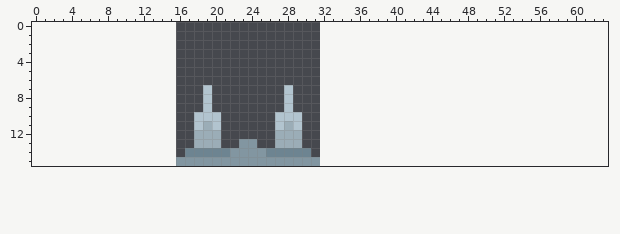
A pixel-art file gets an edit: Assets/Sprites/Aseprite/SpikesStill.aseprite. This is how it looked before the edit.
16x16 pixels, 1 frame. The old version is drawn lined up with the new one, on the new canvas.
After:
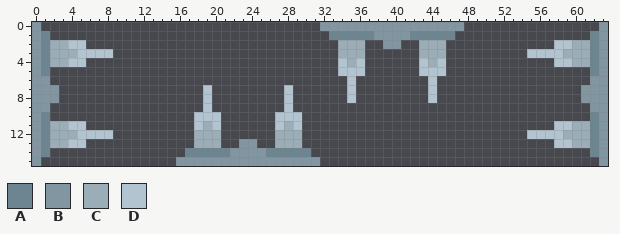
Palette (. is transparent): A #6d8491  B #8296a1  C #9badb7  D #b2c4cf
Difference:
canvas 16x16 -> 64x16, the old top-left corner now at 16,0
The author put colour A in row 1 at x 1, 33 to 37, 42 to 46 and 62; in rows 2 to 5 at x 1 and 62; in rows 10 to 14 at x 1 and 62.
The author put colour B in row 0 at x 0, 32 to 47 and 63; in row 1 at x 0, 38 to 41 and 63; in row 2 at x 0, 39 to 40 and 63; in rows 3 to 5 at x 0 and 63; in row 6 at x 0 to 1 and 62 to 63; in rows 7 to 8 at x 0 to 2 and 61 to 63.
The author put colour B in row 9 at x 0 to 1 and 62 to 63; in rows 10 to 15 at x 0 and 63.
The author put colour C in row 2 at x 2 to 3, 34 to 36, 43 to 45 and 60 to 61; in row 3 at x 2 to 4, 34 to 36, 43 to 45 and 59 to 61; in row 4 at x 2 to 3, 35, 44 and 60 to 61; in row 11 at x 2 to 3 and 60 to 61; in row 12 at x 2 to 4 and 59 to 61; in row 13 at x 2 to 3 and 60 to 61.
The author put colour D in row 2 at x 4 to 5 and 58 to 59; in row 3 at x 5 to 8 and 55 to 58; in row 4 at x 4 to 5, 34, 36, 43, 45 and 58 to 59; in row 5 at x 34 to 36 and 43 to 45; in rows 6 to 8 at x 35 and 44; in row 11 at x 4 to 5 and 58 to 59.
The author put colour D in row 12 at x 5 to 8 and 55 to 58; in row 13 at x 4 to 5 and 58 to 59.
Changed places in both pictures, as pixel boxes (x1, y1, x2, y2):
added: (32, 22, 113, 166)
added: (320, 22, 464, 103)
added: (527, 22, 608, 166)
